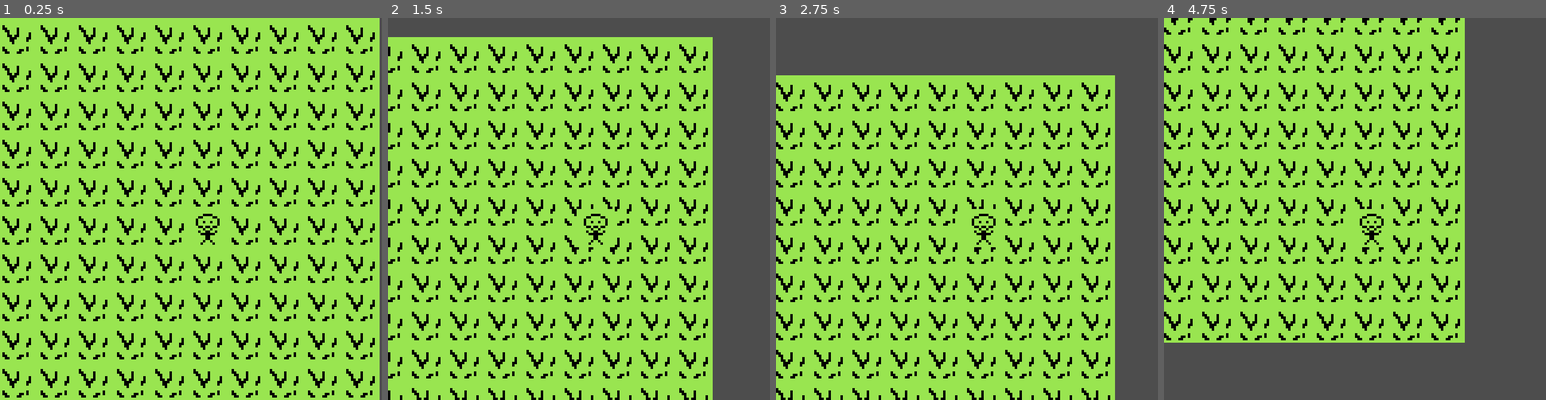
Above: before the commit, frames 1-4 (left to right).
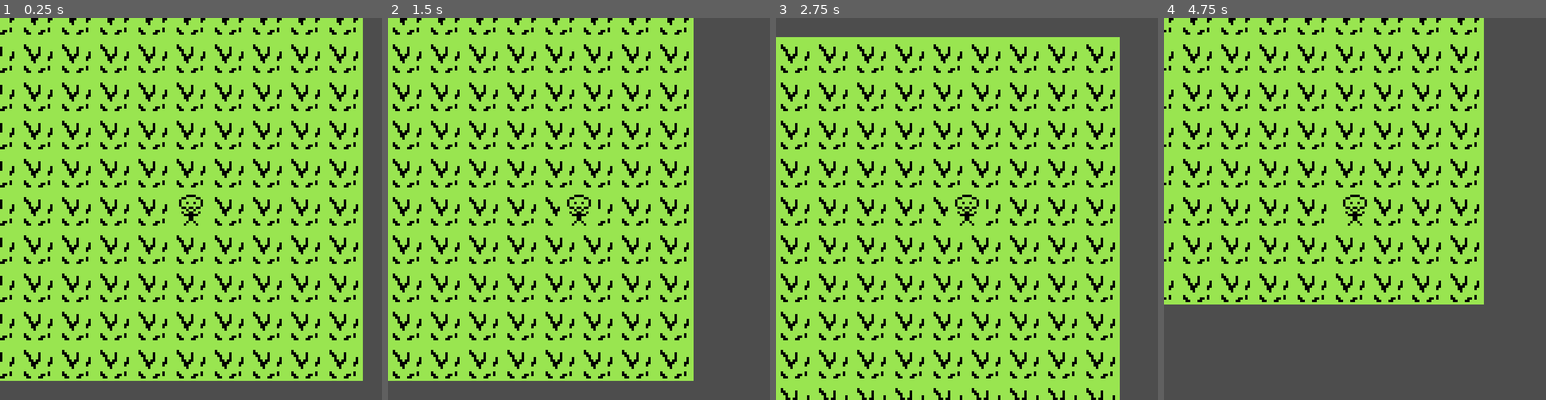
Above: after the commit, the same moments.

Repository: Dvojak/god-ot
Game: Godot game, scene res://game.tscn
Same seed, same stepped clock (60 frames per second), same inputs: the game is played once before the commit and once after it.
Inputs (mouse positions are in pixels of both pictures, inside the frame that each line leads up to):
- Up to frame 1 (0.25 s): no input
- Up to frame 2 (1.5 s): tap Enter at 0.5 s; move the mouse to (663, 189) at 0.52 s; press the mouse at (663, 189) at 0.53 s; move the mouse to (502, 228) at 1.27 s; release the mouse at (502, 228) at 1.28 s; click (502, 228) at 1.35 s
- Up to frame 3 (2.75 s): move the mouse to (1005, 124) at 2.02 s; press the mouse at (1005, 124) at 2.03 s
- Up to frame 4 (4.75 s): move the mouse to (1335, 285) at 2.77 s; release the mouse at (1335, 285) at 2.78 s; click (1335, 285) at 2.85 s; move the mouse to (1469, 266) at 3.52 s; press the mouse at (1469, 266) at 3.53 s; move the mouse to (1240, 151) at 4.27 s; release the mouse at (1240, 151) at 4.28 s; click (1240, 151) at 4.35 s

The runs differ from the first frame. In frame 1, 31% of the frame differs, in the area x 0-100%, y 0-100%; in frame 2, 29%; in frame 3, 29%; in frame 4, 25%.

Commit message:
set position on game start

Diff:
--- a/Player.gd
+++ b/Player.gd
@@ -12,6 +12,9 @@
 	astar_grid.cell_size = Vector2(16 ,16)
 	astar_grid.diagonal_mode = AStarGrid2D.DIAGONAL_MODE_NEVER
 	astar_grid.update()
+
+	position = tile_map.map_to_local(tile_map.local_to_map(global_position))
+
 
 func _input(event):
 	if event.is_action_pressed("move") == false:
--- a/game.tscn
+++ b/game.tscn
@@ -24,11 +24,9 @@
 layer_0/tile_data = PackedInt32Array(-262149, 0, 0, -196613, 0, 0, -131077, 0, 0, -65541, 0, 0, -5, 0, 0, 65531, 0, 0,  …(1297 unchanged characters)…
 
 [node name="Player" type="Node2D" parent="."]
-position = Vector2(1, 0)
 script = ExtResource("2_b8cn6")
 
 [node name="Sprite2D" type="Sprite2D" parent="Player"]
-position = Vector2(7, 8)
 texture = SubResource("AtlasTexture_v74xs")
 
 [node name="Camera2D" type="Camera2D" parent="Player"]
